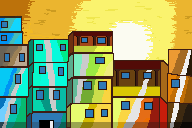
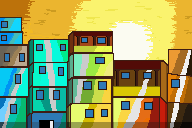
The second w=192, h=128 image is a revision of the first. Changes to its layers:
painted on "Capa 1" over [0, 16, 176, 128]
